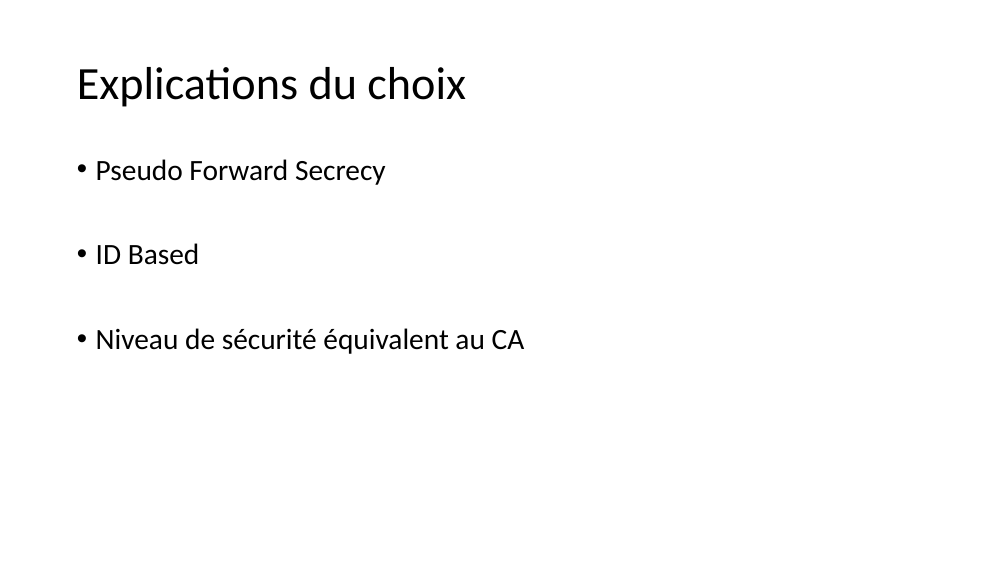
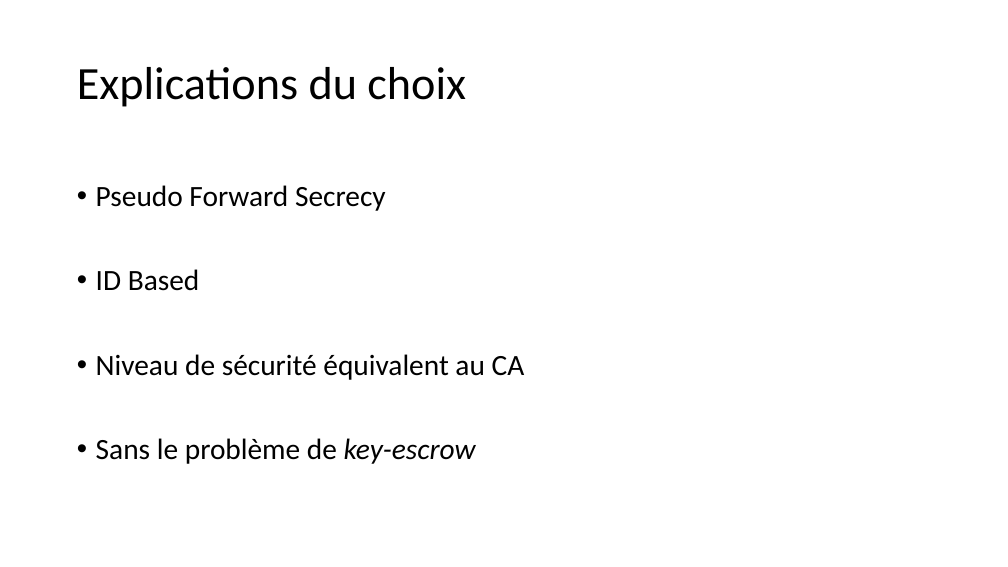
Before and after one commit to mbonjour/TB_Bonjour, a slide deck: slide 11 of Presentation/Presentation_TB_Mickael_Bonjour.pptx. Drawn at 1008x567 pixels with LibreOffice and Linux fonts; fonts in the diff are those of the drawing; background and template pictures are left out. Boxes give left, top, right and bottom in pixels: in the first picture for what was removed or moved away, otherwise in the second. Text is boxed around its words. In the diff, an @@ line names an element or a change of style, - is before the commit and + after.

```diff
--- a/Presentation/Presentation_TB_Mickael_Bonjour.pptx
+++ b/Presentation/Presentation_TB_Mickael_Bonjour.pptx
@@ text "Pseudo Forward Secrecy" moved from (x1=96, y1=159, x2=525, y2=354) to (x1=96, y1=185, x2=525, y2=464) @@
@@ text at (x1=96, y1=438, x2=476, y2=464): paragraph added @@
+• Sans le problème de key-escrow
```
Also in this commit, not shown: 16 other slides changed, 5 slides added, 1 slide removed.
